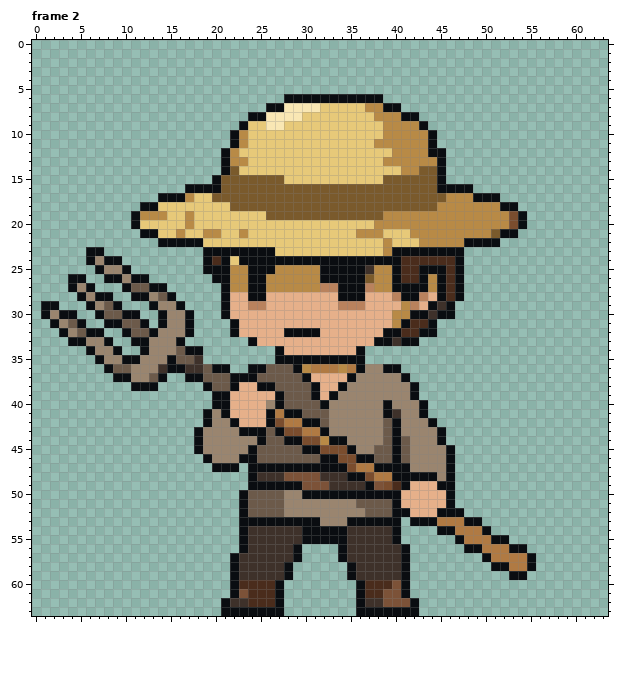
Two versions of one pixel-art file, ArtSource/CombatIdles/Farmer_Idle.aseprite. This is how it looked before the edit.
64x64 pixels, 9 frames. Shown: frame 2. The commit also changed other frames, which this record leaves out.
New version:
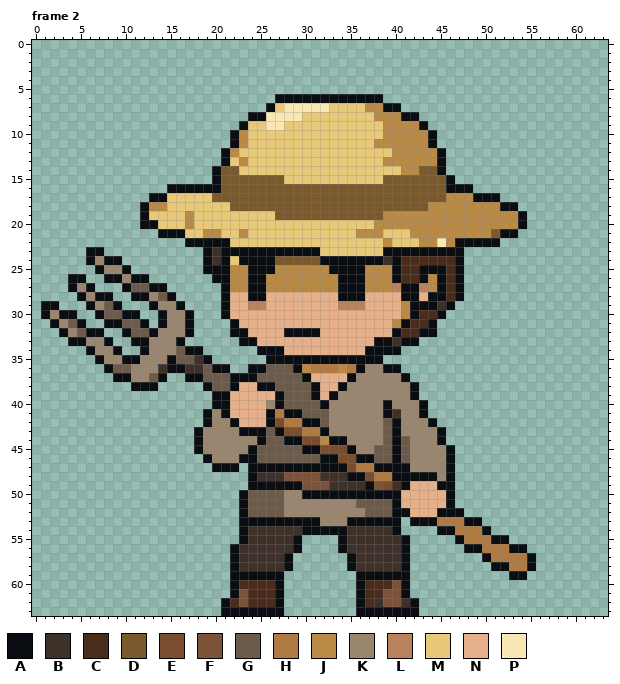
Palette (. is transparent): A #0a0d11  B #3e312a  C #4a2c1c  D #7a5a2c  E #7a4d2e  F #7c5238  G #6c5a4a  H #b07a43  J #b88a46  K #9a856f  L #b9825d  M #e7c979  N #e6b08a  P #f9e7b4
Diff:
Frame 2:
y 6: x 27 . -> A
y 7: x 27 A -> M; x 32 M -> P
y 12: x 44 A -> J
y 13: x 22 J -> M
y 14: x 20..21 .A -> AD
y 15: x 45..46 A. -> DA
y 16: x 15..16 .. -> AA; x 45 A -> D
y 17: x 13 . -> A; x 15..17 AAJ -> MMM
y 18: x 13..14 AM -> JJ; x 44 D -> J
y 19: x 11..14 AJJJ -> .AMM; x 26 D -> M; x 53 E -> J
y 20: x 11..13 AMM -> .AA; x 53 E -> J
y 21: x 12..16 AAMMJ -> ..AAA
y 22: x 14..16 AAA -> ...; x 19..21 MMM -> AAA; x 45 J -> P; x 47 J -> A
y 23: x 20 A -> B; x 27..31 MMMMM -> AAAAA; x 39 J -> A
y 24: x 20 C -> B; x 27..31 AAAAA -> DDDDD; x 39 A -> B
y 25: x 32 A -> J; x 37 B -> J
y 26: x 32..33 AA -> JJ; x 37 D -> J
y 27: x 32..33 LL -> JJ; x 37 L -> J; x 40 A -> L; x 43 A -> L
y 28: x 40 L -> N; x 43..44 LN -> NA
y 29: x 42..43 LN -> AA
y 30: x 40 J -> N; x 43..44 AB -> CC; x 46 A -> .
y 32: x 23 N -> A; x 39 A -> N
y 33: x 23 . -> A
y 34: x 25..26 .. -> AA; x 36..40 A.... -> NAAAA
y 35: x 19 . -> A; x 26 . -> A; x 37..38 .. -> AA
y 55: x 29..33 BAAAA -> A....; x 40..41 A. -> BA
y 56: x 22..23 .A -> AB
y 57: x 28..29 BA -> A.; x 34..35 AB -> .A
y 59: x 23..28 BBBBBA -> AAAAA.; x 35..40 ABBBBB -> .AAAAA
y 62: x 22..23 BB -> CF; x 37 B -> C; x 41 F -> B
Where, in picture pixels (left, top, right, bottom), the same in both pictures:
changed: (275, 94, 329, 112)
changed: (131, 148, 464, 364)
changed: (509, 211, 518, 229)
changed: (230, 535, 410, 607)
